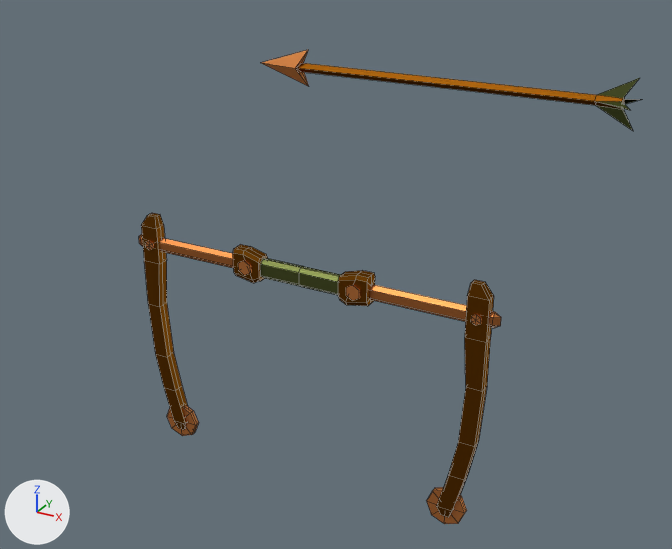
What one commit did to the Blender file Assets/Weapon Models/Bow.blend.
Before and after are seen from a 50 mm lens placed at (2.12, -3.51, 1.81), pointed at (0.12, 0.12, -0.01). The axes (+X, +Y, +Z) are drawn at lower left. The lights are the same throughout. Mesh edges are drawn as thin lines.

In view in the first picture: 'Arrow', 'Bow.002'.
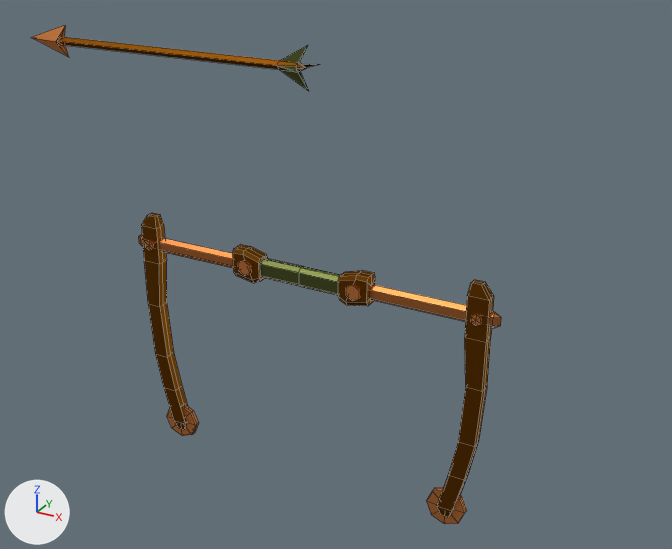
Changed parts and their boxes [x1, y1, x2, y2] in the pictures (672 x 549 px):
```json
{"object": "Arrow", "change": "reshaped", "before": [262, 50, 641, 131], "after": [31, 25, 319, 91], "on screen": "24% narrower, 18% shorter"}
```

The change, as JSON lines over the scene's bpy script:
```json
{"block": "me_cube_002", "where": "me_cube_002.from_pydata(...)  # 15 vertices, 9 faces, 3 loose edges; spans x -0.2..1.45, y -0.1..0.0, z 0.0..0.1"}
{"block": "me_cube_002", "where": "# used by ob_arrow; location = (0.0, 0.0, 1.0)"}
{"block": "me_cube_002", "where": "# before: 0 (0.0, 0.0, 0.0), 1 (1.4, -0.02, 0.0), 2 (1.3, -0.02, 0.0) at pixel (594, 101), 3 (0.0, -0.02, 0.0) at pixel (296, 68), 4 (0.01, 0.0, 0.02) at pixel (301, 62)"}
{"block": "me_cube_002", "where": "# before: 5 (1.3, 0.0, 0.02) at pixel (596, 94), 6 (1.4, -0.02, 0.01) at pixel (622, 101), 7 (1.45, -0.1, 0.0) at pixel (630, 110), 8 (0.05, 0.0, 0.08) at pixel (308, 49), 9 (-0.2, 0.0, 0.0) at pixel (260, 62)"}
{"block": "me_cube_002", "where": "# before: 10 (1.4, -0.01, 0.02) at pixel (623, 98), 11 (1.45, 0.0, 0.1) at pixel (640, 77), 12 (1.4, 0.0, 0.02) at pixel (623, 97), 14 (0.0, -0.03, 0.0) at pixel (295, 68)"}
{"block": "me_cube_002", "change": "me_cube_002 part 1"}
{"op": "add", "block": "me_cube_002", "code": "for i in [*range(0, 13), 14]: me_cube_002.vertices[i].co += Vector((-1.4, 0.0, 0.0))"}
{"op": "set", "path": "me_cube_002.vertices[13].co", "old": "(1.4, 0.0, 0.0)", "new": "(0.04, 0.0, 0.0)", "note": "pixel (622, 103) -> pixel (306, 68)"}
```
